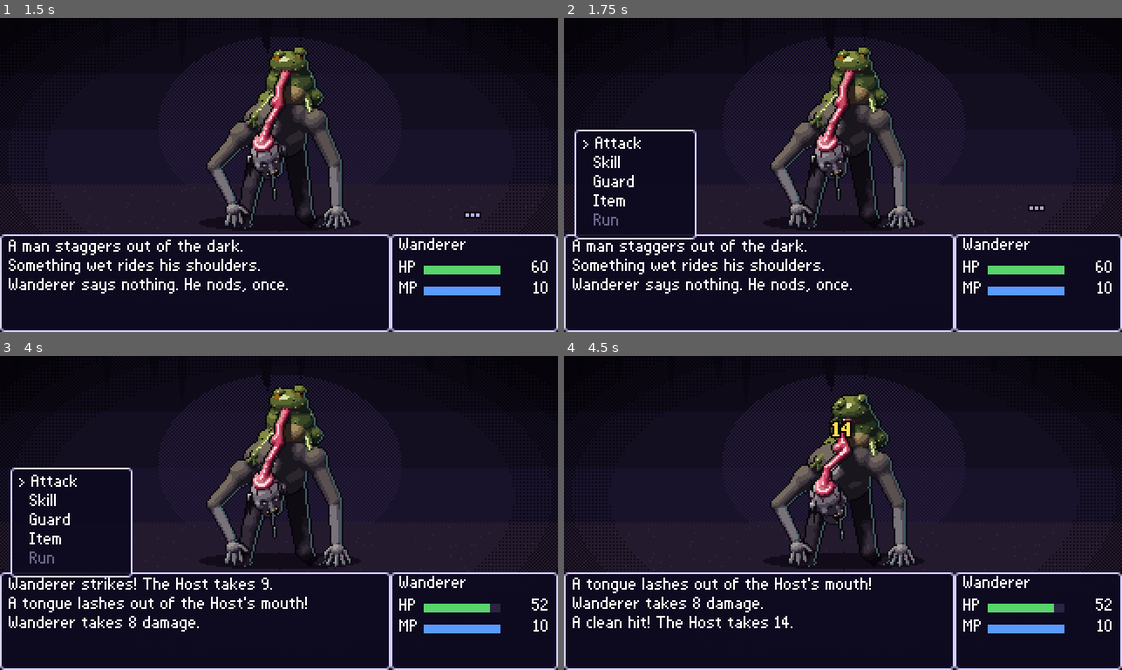
Above: before the commit, frames 1-4 (two rows, left to right).
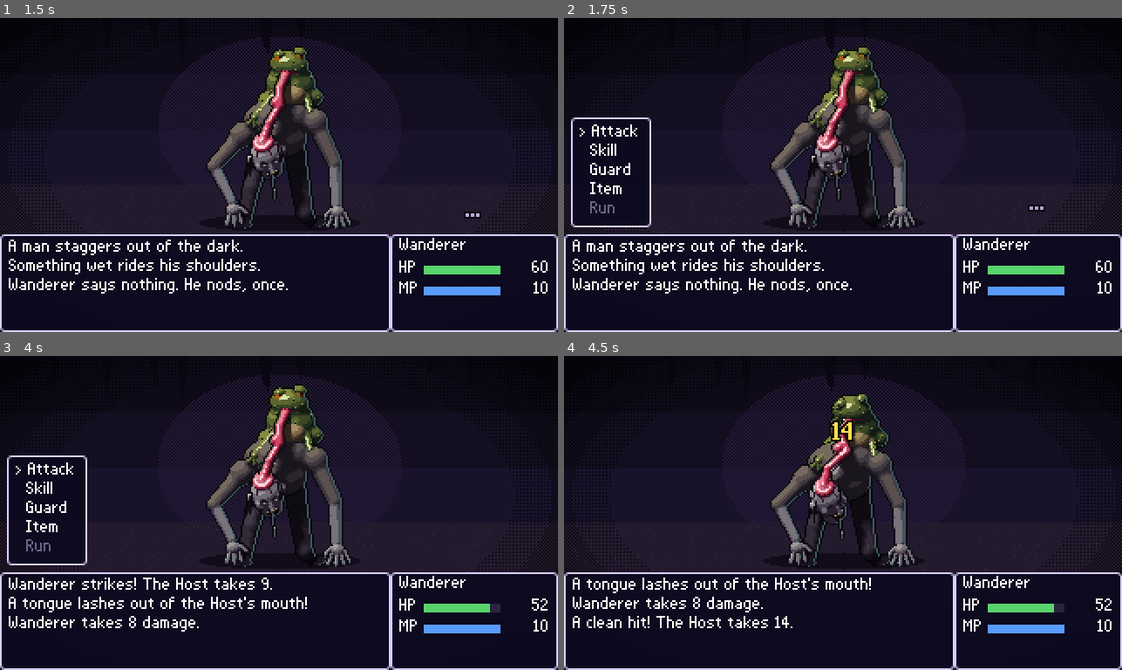
Above: after the commit, the same moments.

Repository: Honeybee5151/grotesque-rpg
Game: Godot game, scene res://boot.tscn
The game is run twice, just before and just after one commit, with the same random seed, the same clock (stepped at 60 frames per second) and the same inputs.
Inputs (mouse positions are in pixels of both pictures, inside the frame that each line leads up to):
- Up to frame 1 (1.5 s): tap Enter at 0.5, 1.35 s; move the mouse to (401, 159) at 0.52 s; hold Up 0.53-1.28 s; tap Z at 0.6 s; click (401, 159) at 0.67 s; tap Space at 0.77, 1.25 s; move the mouse to (167, 190) at 1.27 s; hold Down from 1.28 s (still down)
- Up to frame 2 (1.75 s): keep holding Down; tap Space at 1.52 s
- Up to frame 3 (4 s): tap Enter at 2 s; move the mouse to (334, 443) at 2.02 s; release Down at 2.03 s; hold Up 2.03-3.53 s; tap Keypad Enter at 2.1 s; move the mouse to (251, 575) at 2.77 s; tap X at 2.85 s; click (251, 575) at 2.92 s; tap Space at 3.02, 3.77 s; move the mouse to (446, 560) at 3.52 s; hold Down from 3.53 s (still down); tap M at 3.6 s
- Up to frame 4 (4.5 s): keep holding Down; tap Space at 4.25 s; move the mouse to (675, 465) at 4.27 s; tap Z at 4.35 s

Frame 1 is identical in both runs. In frame 2, 1.8% of the frame differs, in the area x 1-24%, y 31-71%; in frame 3, 1.8%; in frame 4, 0.1%.

Commit message:
Menus hug the left edge; big hits in the taller crit digits
- Command, skill, item and target menus sit at x=4, as wide as their text,
  and grow upward from just above the log window. They're clear of a pair of
  enemies, and five rows no longer reach the log
- Crits and hits on a stunned enemy pop in grotesk_crit.fnt (2px taller)

Co-Authored-By: Claude Opus 5.5 <noreply@anthropic.com>

Diff:
--- a/scripts/battle/battle_view.gd
+++ b/scripts/battle/battle_view.gd
@@ -7,8 +7,10 @@
 const Sprites := preload("res://scripts/sprite_factory.gd")
 const Sfx := preload("res://scripts/battle/sfx.gd")
 const Battler := preload("res://scripts/battle/battler.gd")
-# Popups: chunky digits with the outline baked in (0-9 + - ! ? . / space); text is the theme's Grotesk.
+# Popups: chunky digits with the outline baked in (0-9 + - ! ? . / space), and a 2px taller set for
+# big hits (crits, hits on a stunned enemy). Text is the theme's Grotesk.
 const DIGITS := preload("res://art/fonts/grotesk_digits.fnt")
+const BIG_DIGITS := preload("res://art/fonts/grotesk_crit.fnt")
 
 const HOLD := 0.65          # seconds a finished line stays before the next one
 const GROUND_Y := 122.0     # enemies stand on this line, bottom-centred (docs/art.md)
@@ -16,6 +18,10 @@
 const BAR_W := 44.0
 const PLAYER_POPUP := Vector2(272, 118)
 const ENEMY_POPUP_Y := 50.0
+# Menus hug the left edge and grow upward from just above the log window, as narrow as their
+# text, so they stay clear of a pair of enemies (formations start at x=54 or further in).
+const MENU_LEFT := 4.0
+const MENU_BOTTOM := 120.0
 # art/monsters/<sprite>/<pose>.png at 1x, all on the same canvas (up to 104x118) and standing on
 # its bottom row. Missing poses fall back to normal.
 const POSES := ["normal", "telegraph", "stunned", "hurt"]
@@ -92,7 +98,7 @@
 	_show(f, f["poses"].get(pose, f["poses"]["normal"]))
 
 
-# big: a crit or a hit on a stunned enemy -- louder sound, bigger yellow number.
+# big: a crit or a hit on a stunned enemy -- louder sound, taller yellow number.
 func hit_enemy(b: Battler, dmg: int, big: bool) -> void:
 	var f: Dictionary = _foes[b]
 	var mat: ShaderMaterial = f["mat"]
@@ -104,7 +110,7 @@
 	if f["poses"].has("hurt"):
 		_show(f, f["poses"]["hurt"])
 		create_tween().tween_callback(_reshow.bind(b)).set_delay(0.3)
-	_popup(str(dmg), _enemy_popup_pos(b), Color("#ffe14a") if big else Color.WHITE)
+	_popup(str(dmg), _enemy_popup_pos(b), Color("#ffe14a") if big else Color.WHITE, BIG_DIGITS if big else DIGITS)
 
 
 func shake_enemy(b: Battler) -> void:
@@ -295,7 +301,8 @@
 	var widest := 0.0
 	for it in rows:
 		widest = maxf(widest, _text_width(cmd_panel, "> " + String(it["label"])))
-	cmd_panel.size = Vector2(maxi(70, ceili(widest) + 12), 8 + rows.size() * 11)
+	cmd_panel.size = Vector2(ceili(widest) + 12, 8 + rows.size() * 11)
+	cmd_panel.position = Vector2(MENU_LEFT, MENU_BOTTOM - cmd_panel.size.y)
 	for i in rows.size():
 		var row := _make_label(cmd_panel, Vector2(5, 4 + i * 11), Vector2(cmd_panel.size.x - 8, 11))
 		row.mouse_filter = Control.MOUSE_FILTER_STOP
@@ -490,10 +497,10 @@
 # Effects
 # ======================================================================================
 
-func _popup(text: String, pos: Vector2, col: Color) -> void:
+func _popup(text: String, pos: Vector2, col: Color, font: Font = DIGITS) -> void:
 	var l := Label.new()
 	l.text = text
-	l.add_theme_font_override("font", DIGITS)
+	l.add_theme_font_override("font", font)
 	l.add_theme_color_override("font_color", col)
 	l.mouse_filter = Control.MOUSE_FILTER_IGNORE
 	l.size = Vector2(40, 14)
